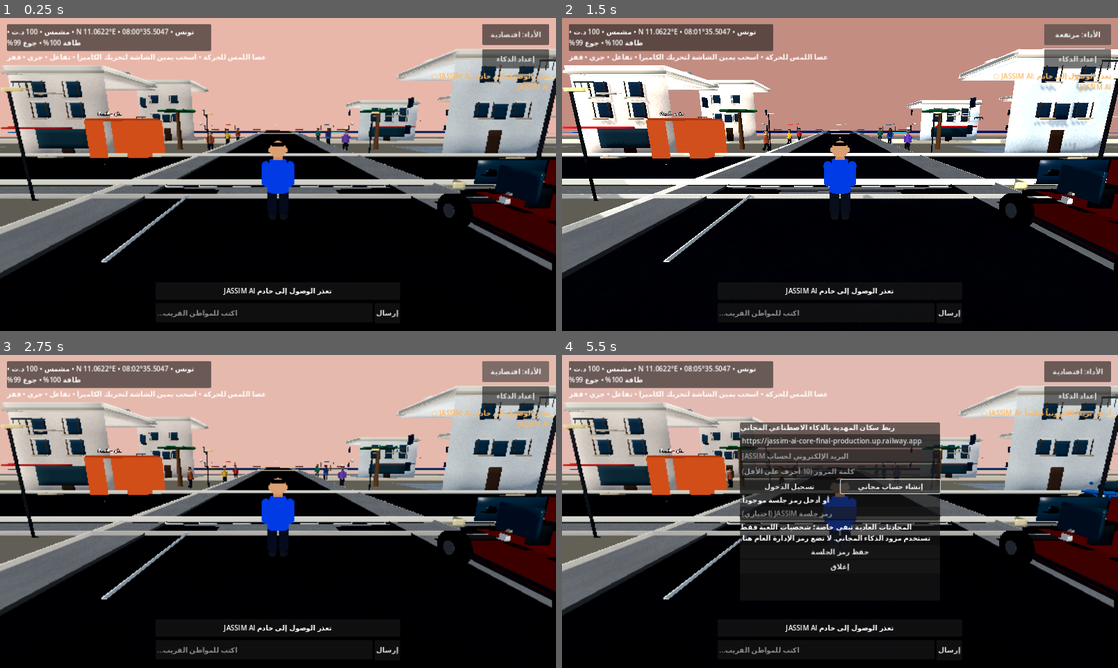
Above: before the commit, frames 1-4 (two rows, left to right).
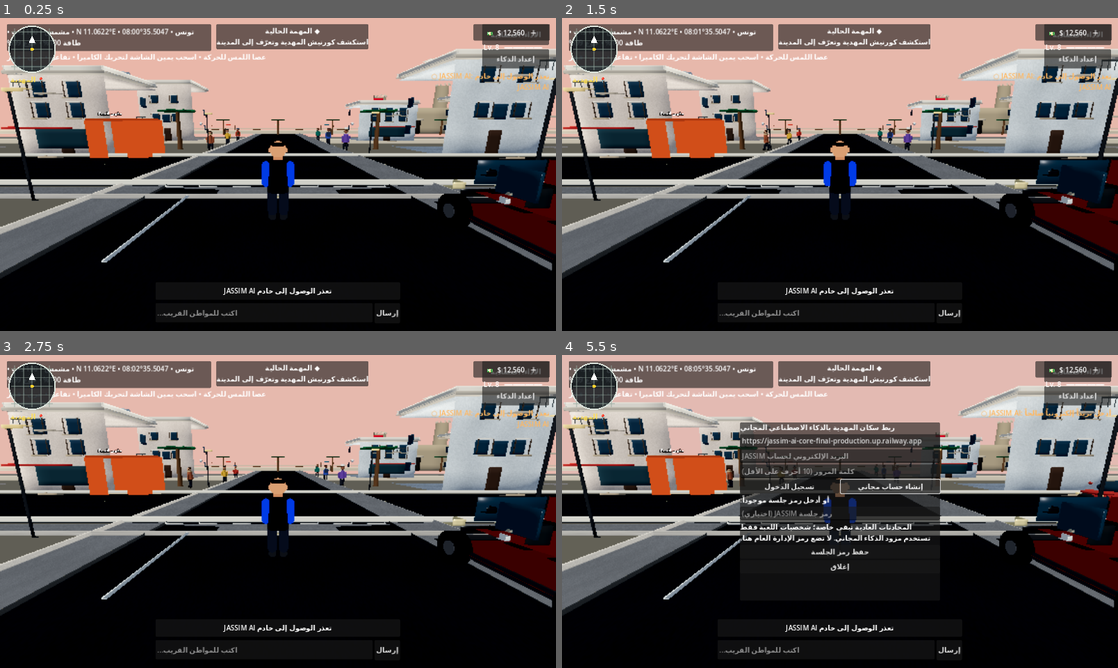
Above: after the commit, the same moments.

Repository: stevennpllk-crypto/REAL-LIFE-MAHDIA
Game: Godot game, scene res://scenes/Main.tscn
The game is run twice, just before and just after one commit, with the same random seed, the same clock (stepped at 60 frames per second) and the same inputs.
Inputs:
- Up to frame 1 (0.25 s): no input
- Up to frame 2 (1.5 s): click "الأداء: اقتصادية" at 0.5 s; click "الأداء: متوازنة" (after the commit: "الأداء: اقتصادية") at 1.25 s
- Up to frame 3 (2.75 s): click "الأداء: مرتفعة" (after the commit: "الأداء: اقتصادية") at 2 s
- Up to frame 4 (5.5 s): click "إرسال" at 2.75 s; click "إعداد الذكاء" at 3.5 s; click "تسجيل الدخول" at 4.25 s; click "إنشاء حساب مجاني" at 5 s

The runs differ from the first frame. In frame 1, 5.5% of the frame differs, in the area x 0-100%, y 2-57%; in frame 2, 37%, in the area x 0-100%, y 0-82%; in frame 3, 5.5%; in frame 4, 5.3%.

Commit message:
Build Mahdia waterfront landmark and immersive mobile HUD

Diff:
--- a/scripts/main.gd
+++ b/scripts/main.gd
@@ -250,6 +250,40 @@
 		canopy.rotation.z = 0.08
 		for side in [-1.0, 1.0]:
 			_box(self, Vector3(0.10, 2.5, 0.10), Vector3(x + side * 1.35, 1.25, -50.5), Color(0.35, 0.26, 0.18))
+	for i in range(7):
+		_create_palm(Vector3(-42.0 + float(i) * 14.0, 0, -47.0))
+	_create_borj_el_kebir_landmark()
+
+func _create_borj_el_kebir_landmark() -> void:
+	var stone := Color(0.69, 0.62, 0.49)
+	var pale := Color(0.82, 0.75, 0.62)
+	_box(self, Vector3(19.0, 7.0, 1.25), Vector3(37.0, 3.5, -51.0), stone)
+	_box(self, Vector3(1.25, 7.0, 10.0), Vector3(28.2, 3.5, -56.0), stone)
+	_box(self, Vector3(1.25, 7.0, 10.0), Vector3(45.8, 3.5, -56.0), stone)
+	_box(self, Vector3(3.0, 3.8, 0.12), Vector3(37.0, 1.9, -50.32), Color(0.12, 0.11, 0.10))
+	_box(self, Vector3(4.2, 0.55, 0.42), Vector3(37.0, 4.0, -50.15), pale)
+	for x in [28.5, 45.5]:
+		var tower := MeshInstance3D.new()
+		var mesh := CylinderMesh.new()
+		mesh.top_radius = 1.55
+		mesh.bottom_radius = 2.0
+		mesh.height = 10.0 if x < 30.0 else 13.0
+		mesh.radial_segments = 16
+		tower.mesh = mesh
+		tower.position = Vector3(x, mesh.height * 0.5, -54.0)
+		tower.material_override = _material(stone)
+		add_child(tower)
+		for j in range(10):
+			var a := TAU * float(j) / 10.0
+			_box(self, Vector3(0.42, 0.58, 0.42), Vector3(x + cos(a) * 1.58, mesh.height + 0.28, -54.0 + sin(a) * 1.58), pale)
+	_box(self, Vector3(0.10, 10.0, 0.10), Vector3(25.0, 5.0, -49.5), Color(0.30, 0.27, 0.22))
+	_box(self, Vector3(2.6, 1.55, 0.08), Vector3(26.25, 8.45, -49.5), Color(0.82, 0.08, 0.12))
+	_box(self, Vector3(180.0, 0.78, 0.42), Vector3(0, 0.55, -55.2), pale)
+	for i in range(31):
+		var x := -88.0 + float(i) * 5.85
+		_box(self, Vector3(0.18, 0.95, 0.24), Vector3(x, 0.98, -55.2), stone)
+	_box(self, Vector3(180.0, 0.16, 0.56), Vector3(0, 1.48, -55.2), pale)
+
 
 func _build_town() -> void:
 	# Main asphalt streets crossing a compact Mahdia-inspired neighborhood.
@@ -669,11 +703,70 @@
 	close_ai_button.pressed.connect(func(): ai_setup_panel.visible = false)
 	setup_col.add_child(close_ai_button)
 
+	_build_reference_hud(layer)
+
 	var controls := Node.new()
 	controls.set_script(MOBILE_CONTROLS)
 	layer.add_child(controls)
 	controls.setup(player)
 
+
+
+func _build_reference_hud(layer: CanvasLayer) -> void:
+	var minimap := Control.new()
+	minimap.position = Vector2(18, 16)
+	minimap.custom_minimum_size = Vector2(112, 112)
+	minimap.draw.connect(func():
+		var center := Vector2(56, 56)
+		minimap.draw_circle(center, 54.0, Color(0.035, 0.07, 0.09, 0.82))
+		minimap.draw_arc(center, 53.0, 0.0, TAU, 64, Color(0.86, 0.89, 0.86), 3.0)
+		for road in range(-2, 3):
+			var offset := float(road) * 20.0
+			minimap.draw_line(Vector2(8, 56 + offset), Vector2(104, 56 + offset), Color(0.58, 0.65, 0.61, 0.42), 3.0)
+			minimap.draw_line(Vector2(56 + offset, 8), Vector2(56 + offset, 104), Color(0.58, 0.65, 0.61, 0.42), 3.0)
+		minimap.draw_circle(center, 4.0, Color(1.0, 0.82, 0.18))
+		minimap.draw_colored_polygon(PackedVector2Array([Vector2(56, 24), Vector2(48, 42), Vector2(64, 42)]), Color.WHITE)
+	)
+	layer.add_child(minimap)
+	var location := Label.new()
+	location.text = "📍 المهدية"
+	location.position = Vector2(24, 130)
+	location.add_theme_color_override("font_color", Color(1.0, 0.88, 0.35))
+	layer.add_child(location)
+	var mission := PanelContainer.new()
+	mission.anchor_left = 0.5
+	mission.anchor_right = 0.5
+	mission.offset_left = -142
+	mission.offset_right = 142
+	mission.offset_top = 14
+	mission.offset_bottom = 72
+	layer.add_child(mission)
+	var mission_label := Label.new()
+	mission_label.text = "◆ المهمة الحالية\nاستكشف كورنيش المهدية وتعرّف إلى المدينة"
+	mission_label.horizontal_alignment = HORIZONTAL_ALIGNMENT_CENTER
+	mission.add_child(mission_label)
+	var wallet := PanelContainer.new()
+	wallet.anchor_left = 1.0
+	wallet.anchor_right = 1.0
+	wallet.offset_left = -190
+	wallet.offset_right = -14
+	wallet.offset_top = 14
+	wallet.offset_bottom = 52
+	layer.add_child(wallet)
+	var wallet_label := Label.new()
+	wallet_label.text = "💵  $ 12,560   ＋"
+	wallet_label.horizontal_alignment = HORIZONTAL_ALIGNMENT_CENTER
+	wallet.add_child(wallet_label)
+	var level := Label.new()
+	level.text = "Lv. 8   ━━━━━━━━━"
+	level.anchor_left = 1.0
+	level.anchor_right = 1.0
+	level.offset_left = -184
+	level.offset_right = -16
+	level.offset_top = 56
+	level.offset_bottom = 82
+	level.horizontal_alignment = HORIZONTAL_ALIGNMENT_CENTER
+	layer.add_child(level)
 
 func _on_ai_connection_status(ready: bool, message: String) -> void:
 	if not is_instance_valid(ai_status_label):
--- a/scripts/mobile_controls.gd
+++ b/scripts/mobile_controls.gd
@@ -10,6 +10,8 @@
 var run_button: Button
 var jump_button: Button
 var interact_button: Button
+var attack_button: Button
+var crouch_button: Button
 var stick_max_radius := 62.0
 
 func setup(player: CharacterBody3D) -> void:
@@ -39,27 +41,32 @@
 	stick_base.gui_input.connect(_on_stick_input)
 	root.add_child(stick_base)
 
-	run_button = _make_button(root, "جري", Vector2(-218, -112))
-	jump_button = _make_button(root, "قفز", Vector2(-112, -112))
-	interact_button = _make_button(root, "تفاعل", Vector2(-112, -194))
+	run_button = _make_button(root, "🏃", Vector2(-112, -218))
+	jump_button = _make_button(root, "⬆", Vector2(-112, -112))
+	interact_button = _make_button(root, "💬", Vector2(-218, -112))
+	attack_button = _make_button(root, "✊", Vector2(-218, -218))
+	crouch_button = _make_button(root, "🧎", Vector2(-218, -324))
 
 	run_button.button_down.connect(func(): target.set_mobile_run(true))
 	run_button.button_up.connect(func(): target.set_mobile_run(false))
 	jump_button.pressed.connect(func(): target.request_jump())
 	interact_button.pressed.connect(func(): target.request_interact())
+	attack_button.pressed.connect(func(): target.request_attack())
+	crouch_button.pressed.connect(func(): target.toggle_crouch())
 
 func _make_button(parent: Control, caption: String, offset: Vector2) -> Button:
 	var button := Button.new()
 	button.text = caption
-	button.custom_minimum_size = Vector2(96, 72)
+	button.custom_minimum_size = Vector2(76, 76)
+	button.add_theme_font_size_override("font_size", 28)
 	button.anchor_left = 1.0
 	button.anchor_right = 1.0
 	button.anchor_top = 1.0
 	button.anchor_bottom = 1.0
 	button.offset_left = offset.x
-	button.offset_right = offset.x + 96.0
+	button.offset_right = offset.x + 76.0
 	button.offset_top = offset.y
-	button.offset_bottom = offset.y + 72.0
+	button.offset_bottom = offset.y + 76.0
 	button.focus_mode = Control.FOCUS_NONE
 	button.add_theme_font_size_override("font_size", 20)
 	parent.add_child(button)
--- a/scripts/player.gd
+++ b/scripts/player.gd
@@ -27,6 +27,8 @@
 var idle_clock := 0.0
 var camera_drag_finger := -1
 var is_swimming := false
+var crouching := false
+var attack_time := 0.0
 
 func _ready() -> void:
 	_add_action("move_forward", KEY_W)
@@ -85,7 +87,7 @@
 	torso.bottom_radius = 0.285
 	torso.height = 0.82
 	torso.radial_segments = 16
-	_part(visual_root, torso, Vector3(0, 1.22, 0), Color(0.055, 0.24, 0.78))
+	_part(visual_root, torso, Vector3(0, 1.22, 0), Color(0.035, 0.045, 0.065))
 	var neck := CylinderMesh.new()
 	neck.top_radius = 0.105
 	neck.bottom_radius = 0.12
@@ -193,6 +195,12 @@
 func request_interact() -> void:
 	interact_requested = true
 
+func request_attack() -> void:
+	attack_time = 0.42
+
+func toggle_crouch() -> void:
+	crouching = not crouching
+
 func is_in_water() -> bool:
 	return global_position.z < -59.0 and absf(global_position.x) < 90.0
 
@@ -222,6 +230,9 @@
 	direction.y = 0.0
 	direction = direction.normalized()
 	var speed := (2.8 if (running or Input.is_action_pressed("run")) else 1.8) if is_swimming else (run_speed if (running or Input.is_action_pressed("run")) else walk_speed)
+	if crouching:
+		speed *= 0.48
+	attack_time = maxf(0.0, attack_time - delta)
 	var target_speed := speed * strength
 	var moving := strength > 0.01
 	if moving:
@@ -242,6 +253,10 @@
 func _animate_figure(delta: float, moving: bool, speed: float) -> void:
 	if not is_instance_valid(visual_root):
 		return
+	if attack_time > 0.0:
+		right_arm.rotation.x = lerpf(right_arm.rotation.x, -1.45, delta * 16.0)
+		left_arm.rotation.x = lerpf(left_arm.rotation.x, -0.22, delta * 10.0)
+		return
 	if moving:
 		animation_clock += delta * (9.0 if speed > walk_speed + 0.2 else 6.0)
 		var swing := sin(animation_clock) * 0.42
